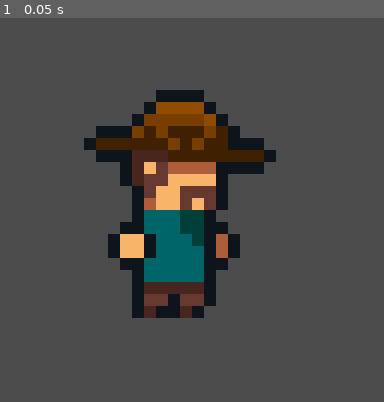
Above: before the commit, frame 1.
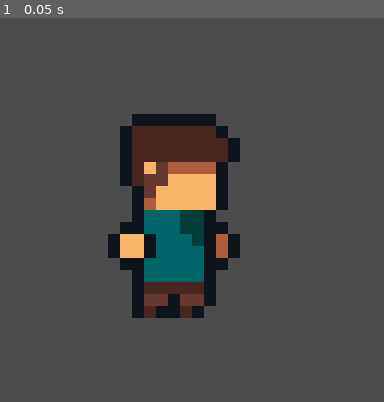
Above: after the commit, the same moment.

Repository: davifoox/character-creator
Game: Godot game, scene res://Main.tscn
Two runs of this game, one before a commit and one after it. Both use one fixed random seed, a clock stepped at 60 frames per second and the inputs below.
Inputs:
- Up to frame 1 (0.05 s): no input

The runs differ from the first frame. In frame 1, 6.0% of the frame differs, in the area x 21-72%, y 18-50%.

Commit message:
changed - head sprite

Diff:
--- a/Character.tscn
+++ b/Character.tscn
@@ -21,7 +21,6 @@
 
 [node name="Body" type="Sprite" parent="."]
 position = Vector2( -1.5, 3 )
-scale = Vector2( 1, 1 )
 texture = ExtResource( 6 )
 
 [node name="RightHand" type="Sprite" parent="."]
@@ -30,12 +29,10 @@
 
 [node name="LeftLeg" type="Sprite" parent="."]
 position = Vector2( 0.5, 7.5 )
-scale = Vector2( 1, 1 )
 texture = ExtResource( 7 )
 
 [node name="RightLeg" type="Sprite" parent="."]
 position = Vector2( -3, 7.5 )
-scale = Vector2( 1, 1 )
 texture = ExtResource( 4 )
 
 [node name="AnimationPlayer" type="AnimationPlayer" parent="."]
Binary file changed: character-parts/head.png
